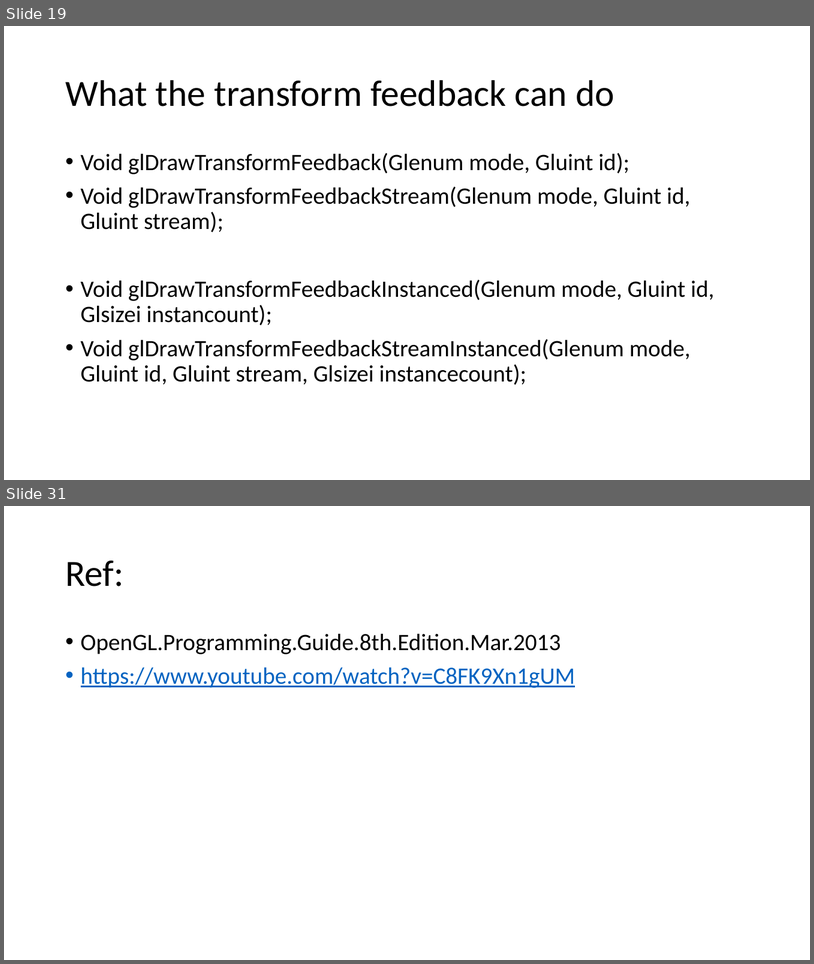
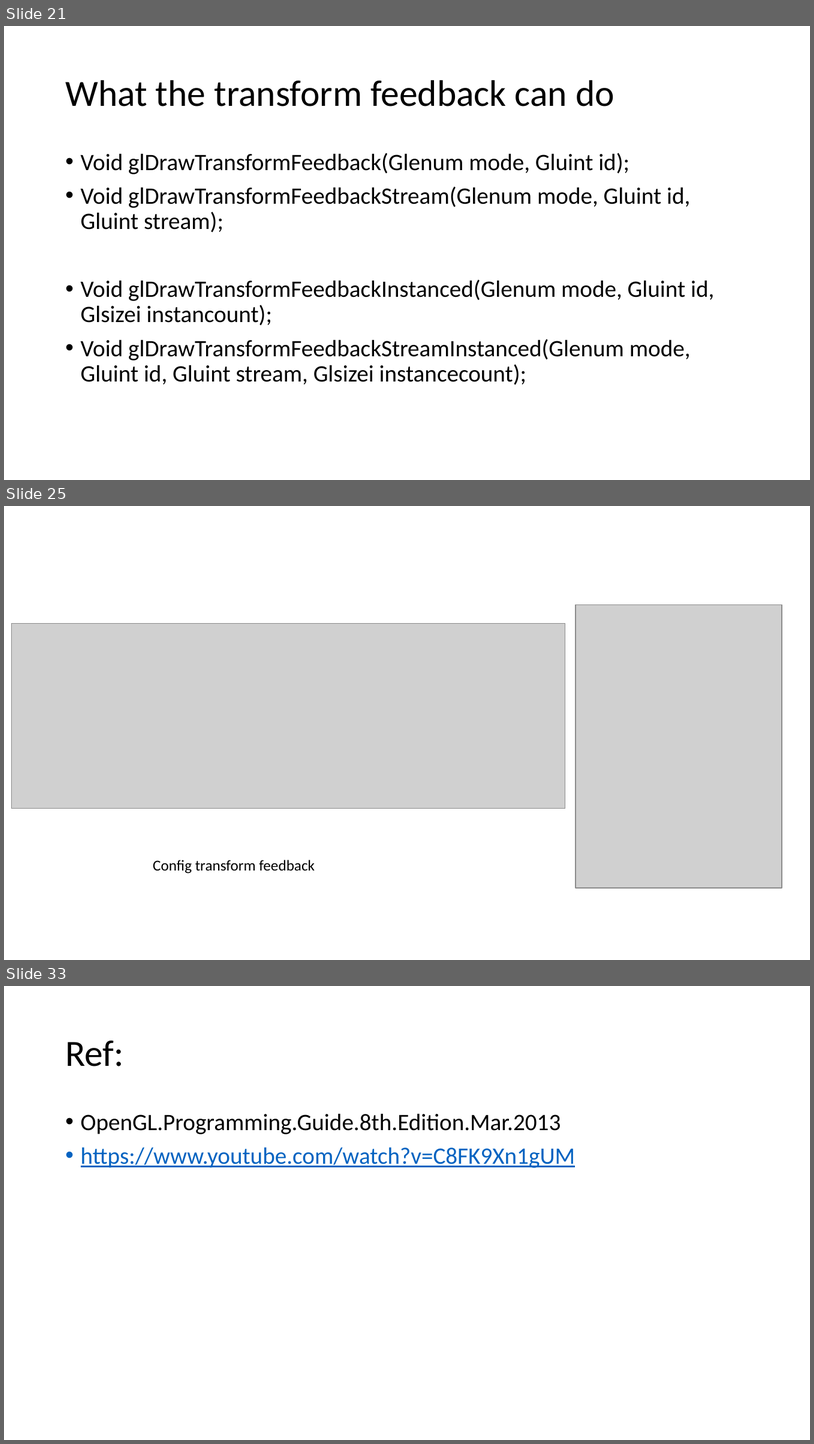
Before and after one commit to easyfly007/opengl_programming_guide, a slide deck: OpenGLProgrammingGuide_10_yifeih.pptx. Shown one above the other, each under a label of ours: slides 19 and 31 before the commit, slides 21, 25 and 33 after it; the slides between them are not shown. The pictures are 814x964 and 814x1444 pixels, drawn with LibreOffice and Linux fonts; fonts in the diff are those of the drawing; grey boxes stand for pictures. Boxes give left, top, right and bottom in pixels: in the first picture for what was removed or moved away, otherwise in the second. Text is boxed around its words. In the diff, an @@ line names an element or a change of style, - is before the commit and + after.

```diff
--- a/OpenGLProgrammingGuide_10_yifeih.pptx
+++ b/OpenGLProgrammingGuide_10_yifeih.pptx
@@ slide 25 added at <box>4,506,810,960</box>, background #FFFFFF @@
@@ picture added at <box>576,605,782,888</box> @@
@@ picture added at <box>11,624,566,808</box> @@
@@ text added at <box>153,859,315,873</box>, 18 pt, text #000000 @@
+Config transform feedback
@@ what was slide 19 is now slide 21 @@
@@ what was slide 31 is now slide 33 @@
```
Also in this commit, not shown: 5 slides changed, 13 other slides added, 12 slides removed.
